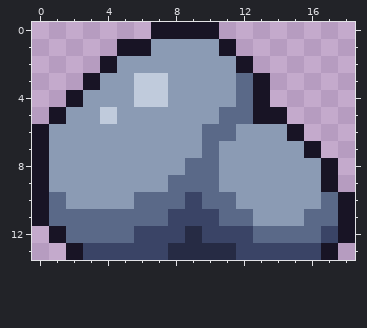
Pixel-art sprite, stored at data/images/structures/rock2.png. The first picture shows the starting point.
The file is 19x14 pixels.
The same view after the edit:
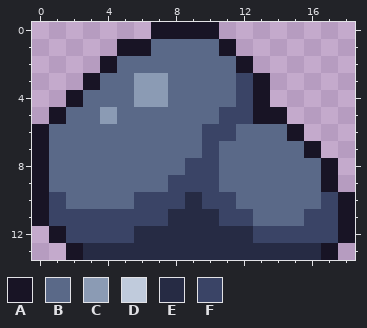
Palette (. is transparent): A #181425  B #5a6988  C #8b9bb4  D #c0cbdc  E #262b44  F #3a4466
What changed:
@@ x 0..18 @@
  0 .......AAAA........
- 1 .....AACCCCA.......
- 2 ....ACCCCCCCA......
- 3 ...ACCDDCCCCBA.....
- 4 ..ACCCDDCCCCBA.....
- 5 .ACCDCCCCCCBBAA....
- 6 ACCCCCCCCCBBCCCA...
- 7 ACCCCCCCCCBCCCCCA..
- 8 ACCCCCCCCBBCCCCCCA.
- 9 ACCCCCCCBBBCCCCCCA.
-10 ABCCCCBBBFBBCCCCCBA
-11 ABBBBBBBFFFBBCCCBBA
-12 .ABBBBFFFEFFFBBBBFA
-13 ..AFFFFFEEEEFFFFFA.
+ 1 .....AABBBBA.......
+ 2 ....ABBBBBBBA......
+ 3 ...ABBCCBBBBFA.....
+ 4 ..ABBBCCBBBBFA.....
+ 5 .ABBCBBBBBBFFAA....
+ 6 ABBBBBBBBBFFBBBA...
+ 7 ABBBBBBBBBFBBBBBA..
+ 8 ABBBBBBBBFFBBBBBBA.
+ 9 ABBBBBBBFFFBBBBBBA.
+10 AFBBBBFFFEFFBBBBBFA
+11 AFFFFFFFEEEFFBBBFFA
+12 .AFFFFEEEEEEEFFFFFA
+13 ..AEEEEEEEEEEEEEEA.
